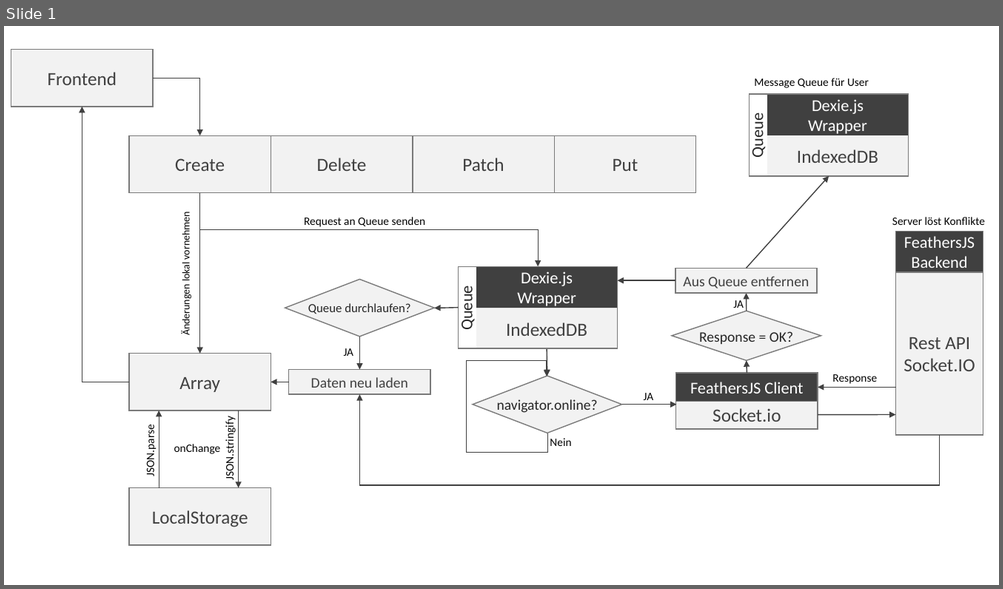
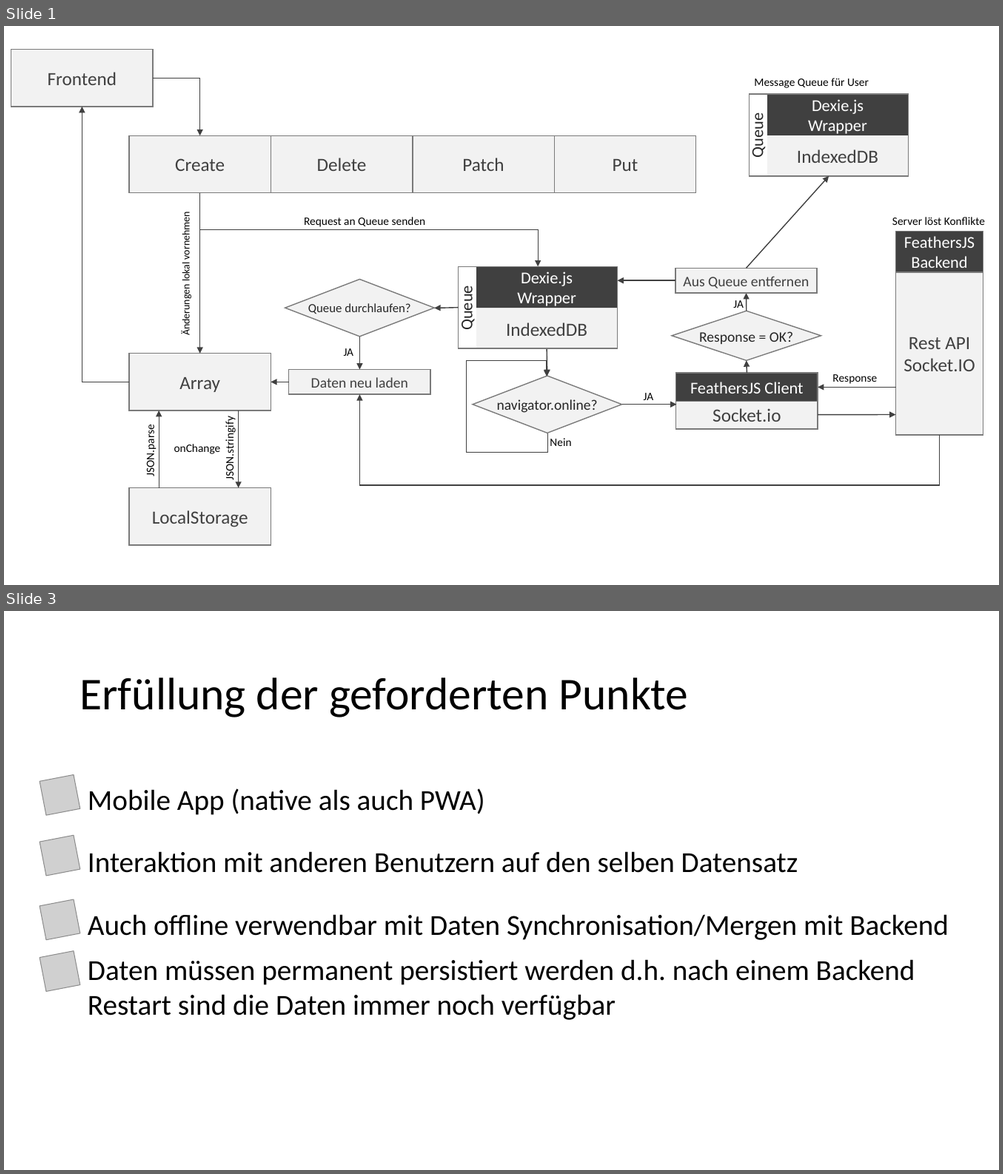
Before and after one commit to MarcoSch1988/mobilecomputing, a slide deck: 0_Dokumentation/Client.pptx. Shown one above the other, each under a label of ours: slide 1 before the commit, slides 1 and 3 after it; the slides between them are not shown. The pictures are 1003x589 and 1003x1174 pixels, drawn with LibreOffice and Linux fonts; fonts in the diff are those of the drawing; grey boxes stand for pictures. Boxes give left, top, right and bottom in pixels: in the first picture for what was removed or moved away, otherwise in the second. Text is boxed around its words. In the diff, an @@ line names an element or a change of style, - is before the commit and + after.

```diff
--- a/0_Dokumentation/Client.pptx
+++ b/0_Dokumentation/Client.pptx
@@ slide 3 added at bbox=[4, 611, 999, 1170], background #FFFFFF @@
@@ title added at bbox=[79, 678, 688, 718], 44 pt, text #000000 @@
+Erfüllung der geforderten Punkte
@@ picture added at bbox=[40, 775, 80, 815] @@
@@ text added at bbox=[88, 789, 948, 1020], 28 pt, text #000000 @@
+Mobile App (native als auch PWA)
+Interaktion mit anderen Benutzern auf den selben Datensatz
+Auch offline verwendbar mit Daten Synchronisation/Mergen mit Backend
+Daten müssen permanent persistiert werden d.h. nach einem Backend Restart sind die Daten immer noch verfügbar
@@ picture added at bbox=[40, 836, 80, 876] @@
@@ picture added at bbox=[40, 900, 80, 940] @@
@@ picture added at bbox=[40, 951, 80, 991] @@
```
Also in this commit, not shown: 1 slide changed, 5 other files.
